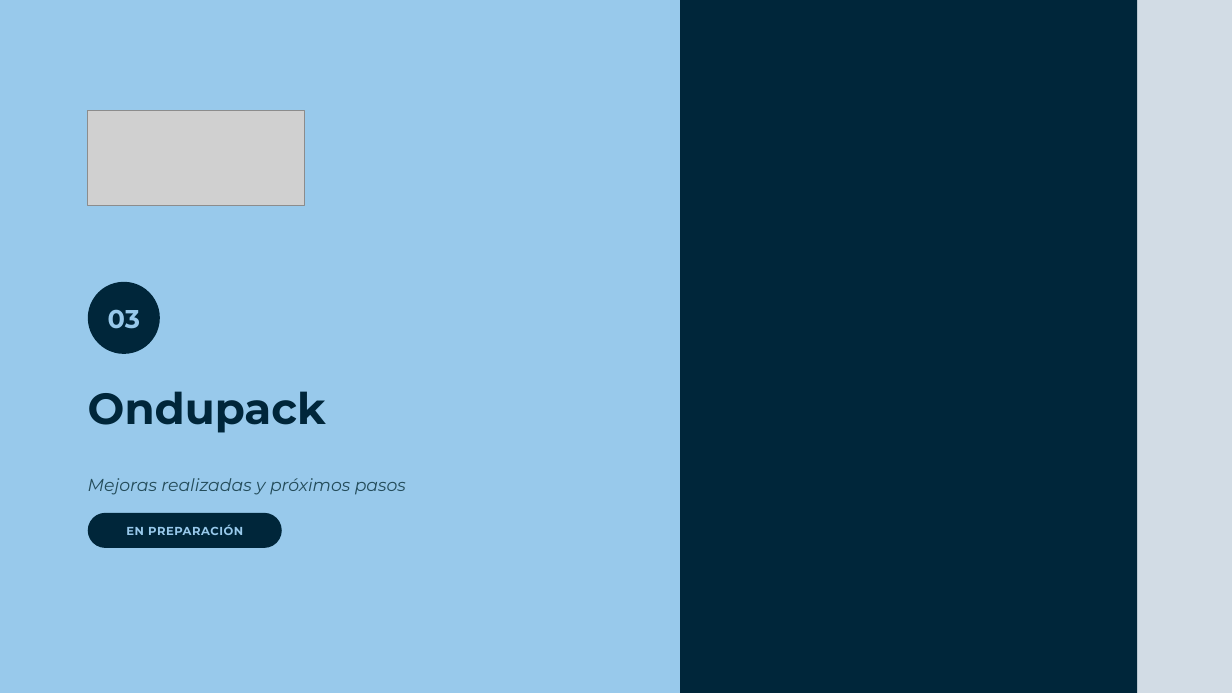
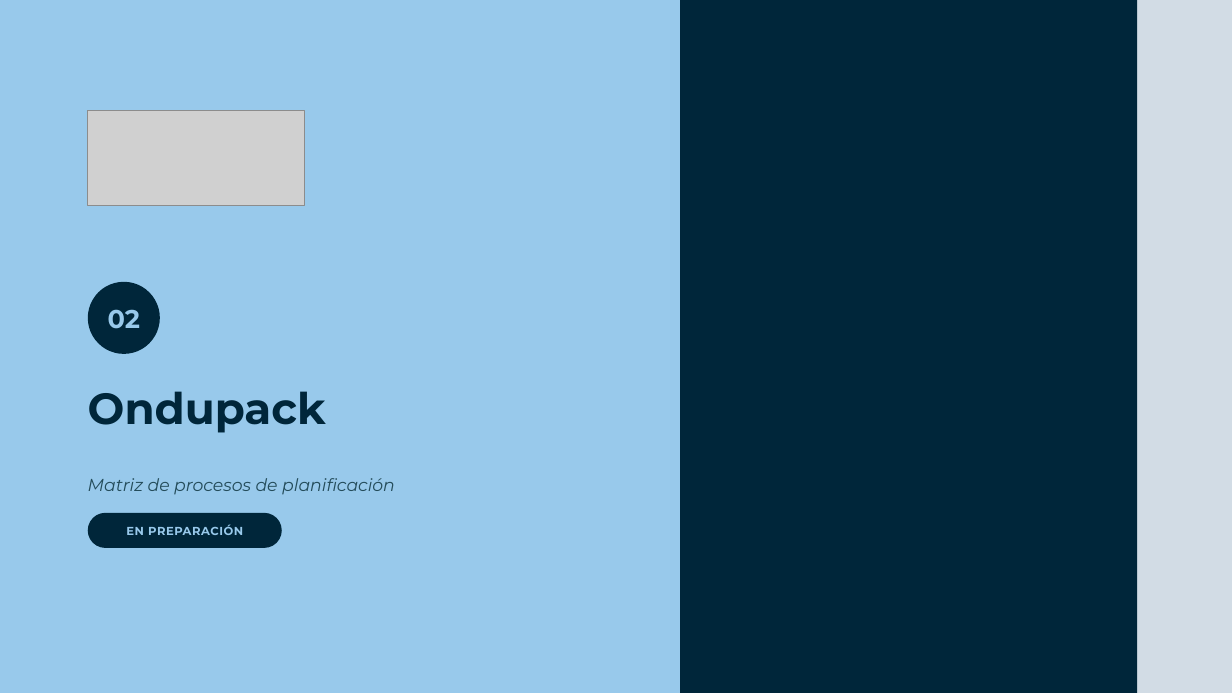
Before and after one commit to Enrique24799/AGSA, a slide deck: slide 5 of presentaciones/Planificacion_Packaging_CL.pptx (slide 11 before the commit). Drawn at 1232x693 pixels with LibreOffice and Linux fonts; fonts in the diff are those of the drawing; grey boxes stand for pictures; background and template pictures are left out. Boxes give left, top, right and bottom in pixels: in the first picture for what was removed or moved away, otherwise in the second. Text is boxed around its words. In the diff, an @@ line names an element or a change of style, - is before the commit and + after.

```diff
--- a/presentaciones/Planificacion_Packaging_CL.pptx
+++ b/presentaciones/Planificacion_Packaging_CL.pptx
@@ text in ellipse at bbox=[108, 309, 141, 329]: text changed @@
-03
+02
@@ text at bbox=[88, 478, 395, 495]: text changed @@
-Mejoras realizadas y próximos pasos
+Matriz de procesos de planificación
```
Also in this commit, not shown: 5 other slides changed, 1 slide added, 7 slides removed.
